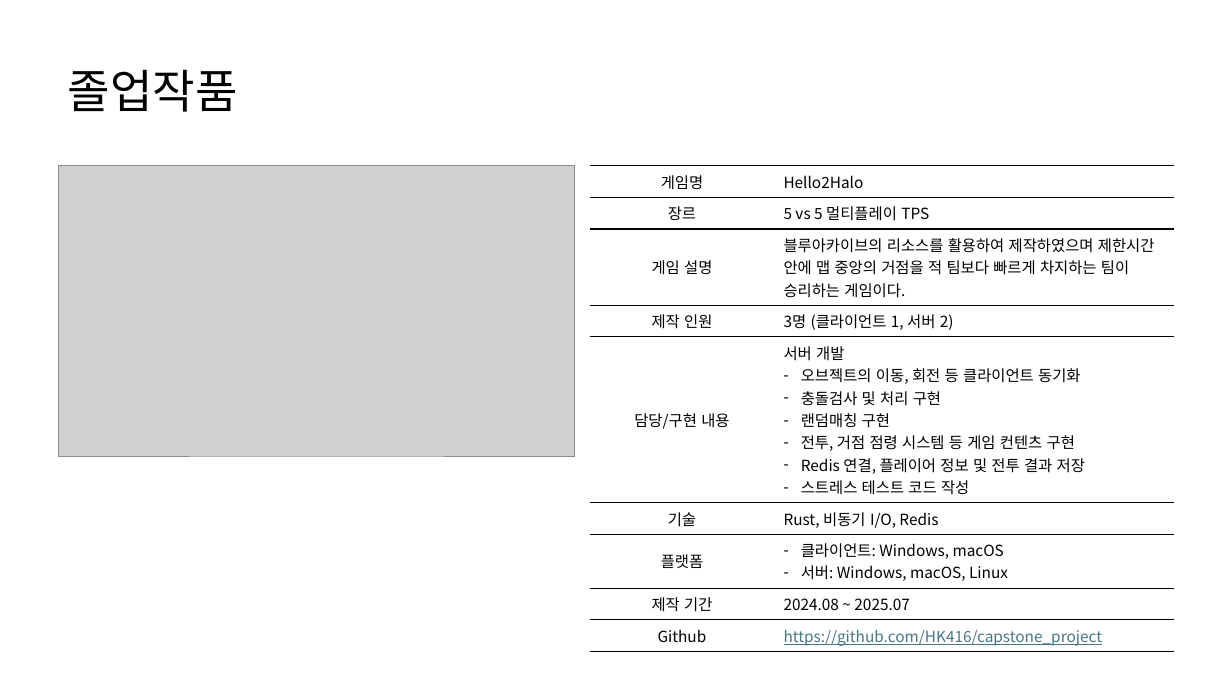
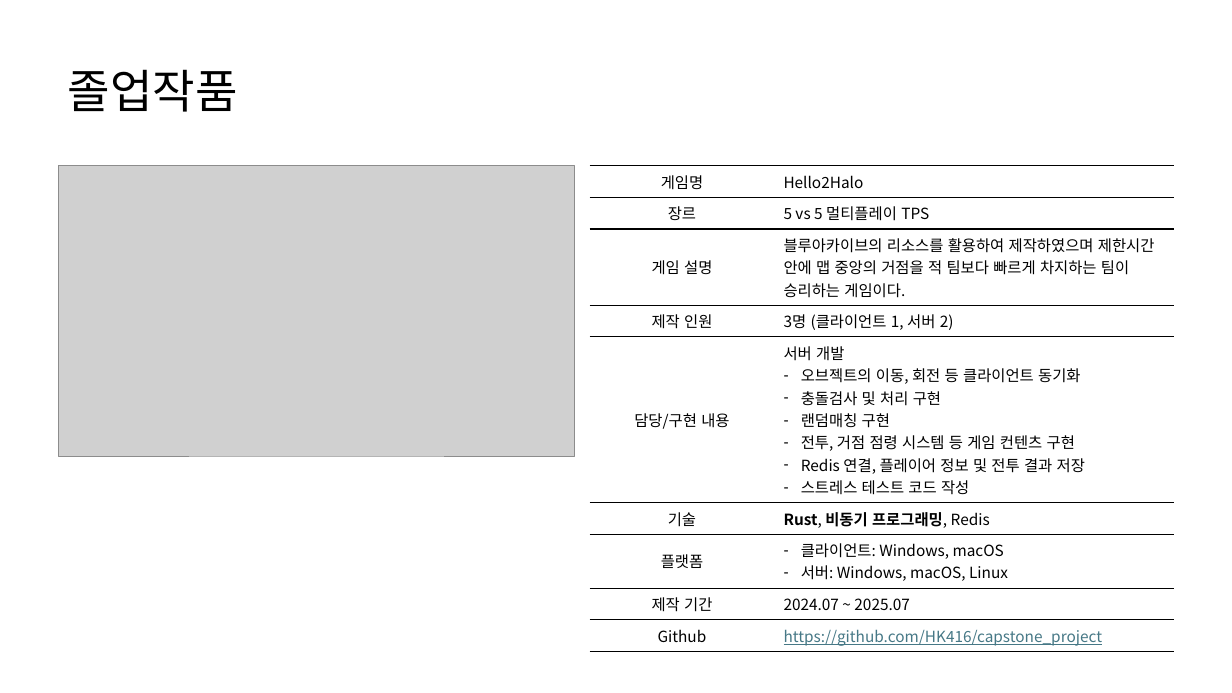
Before and after one commit to HK416/capstone_project, a slide deck: slide 3 of documents/포트폴리오/2020180028_이주형.pptx. Drawn at 1232x693 pixels with LibreOffice and Linux fonts; fonts in the diff are those of the drawing; grey boxes stand for pictures. Boxes give left, top, right and bottom in pixels: in the first picture for what was removed or moved away, otherwise in the second. Text is boxed around its words. In the diff, an @@ line names an element or a change of style, - is before the commit and + after.

```diff
--- a/documents/포트폴리오/2020180028_이주형.pptx
+++ b/documents/포트폴리오/2020180028_이주형.pptx
@@ table at [590, 165, 1174, 650] @@
-row 6, column 2: Rust, 비동기 I/O, Redis
+row 6, column 2: Rust, 비동기 프로그래밍, Redis
-row 8, column 2: 2024.08 ~ 2025.07
+row 8, column 2: 2024.07 ~ 2025.07
```
Also in this commit, not shown: 9 other slides changed, 4 slides added, 6 slides removed.
